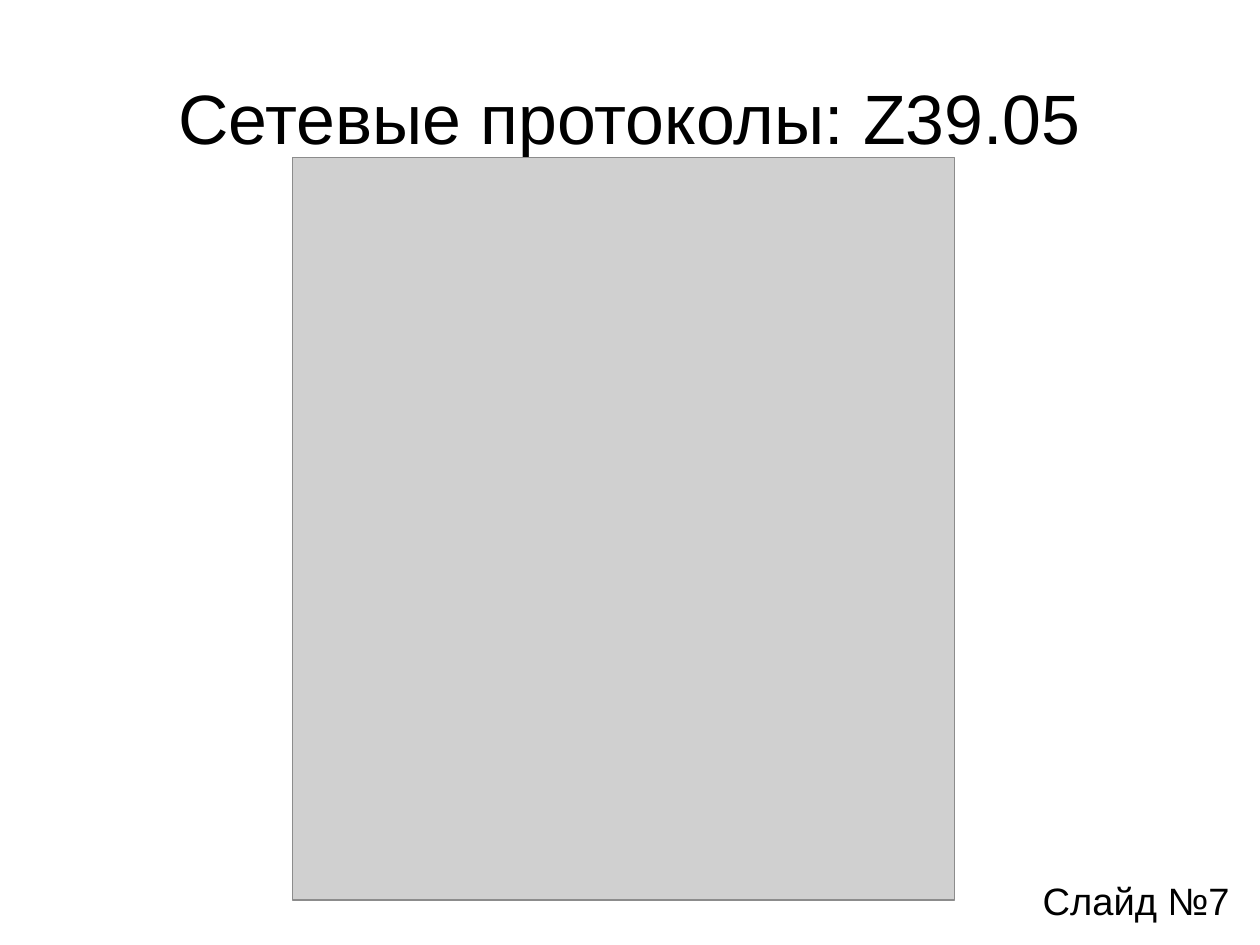
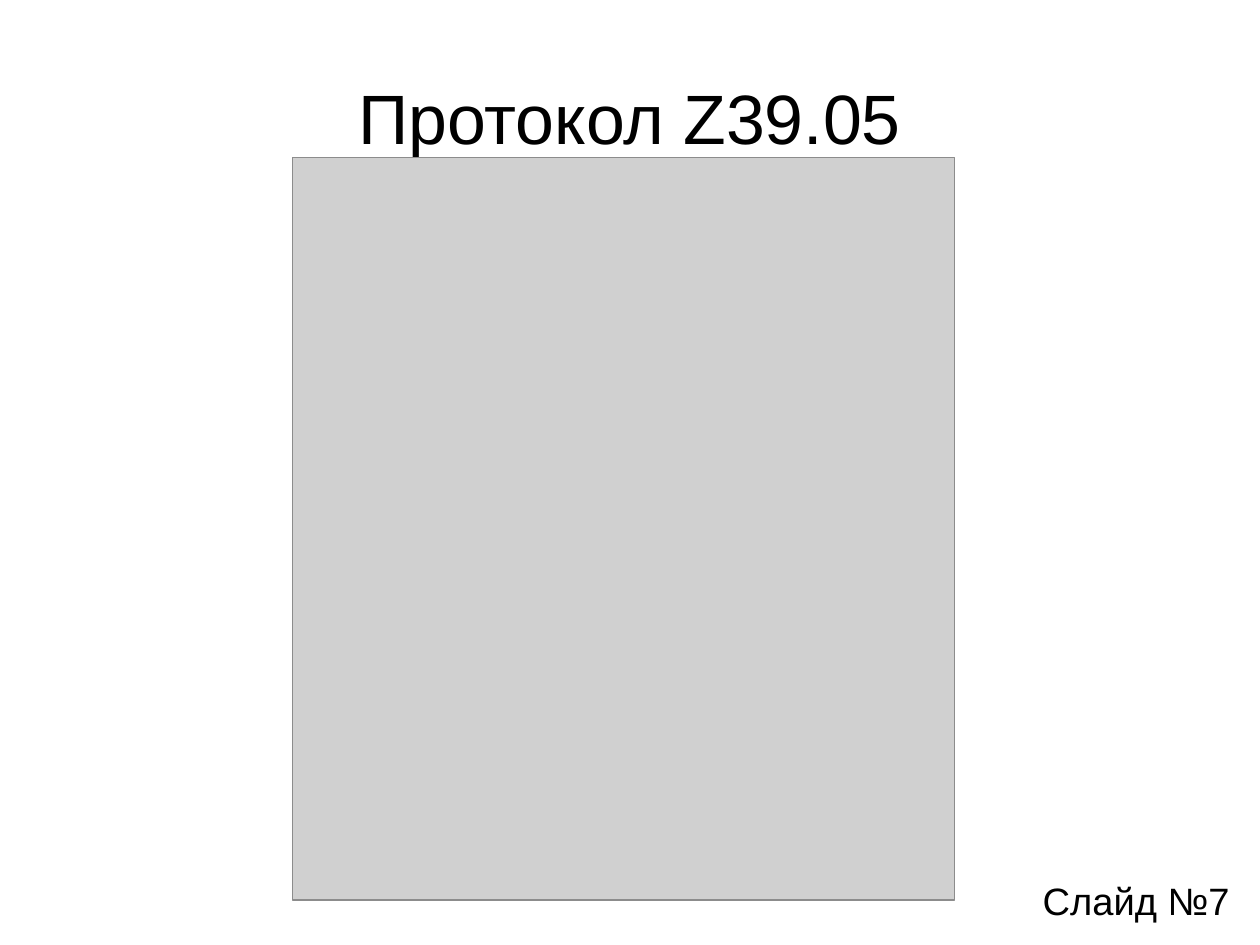
Before and after one commit to aeremenok/a-team-777, a slide deck: slide 7 of diploma/ssv/ssv-presentation.odp. Drawn at 1260x945 pixels with LibreOffice and Linux fonts; fonts in the diff are those of the drawing; grey boxes stand for pictures. Boxes give left, top, right and bottom in pixels: in the first picture for what was removed or moved away, otherwise in the second. Text is boxed around its words. In the diff, an @@ line names an element or a change of style, - is before the commit and + after.

```diff
--- a/diploma/ssv/ssv-presentation.odp
+++ b/diploma/ssv/ssv-presentation.odp
@@ title at [358,95,900,157]: text changed @@
-Сетевые протоколы: Z39.05
+Протокол Z39.05
```
Also in this commit, not shown: 7 other slides changed, 1 other file.
